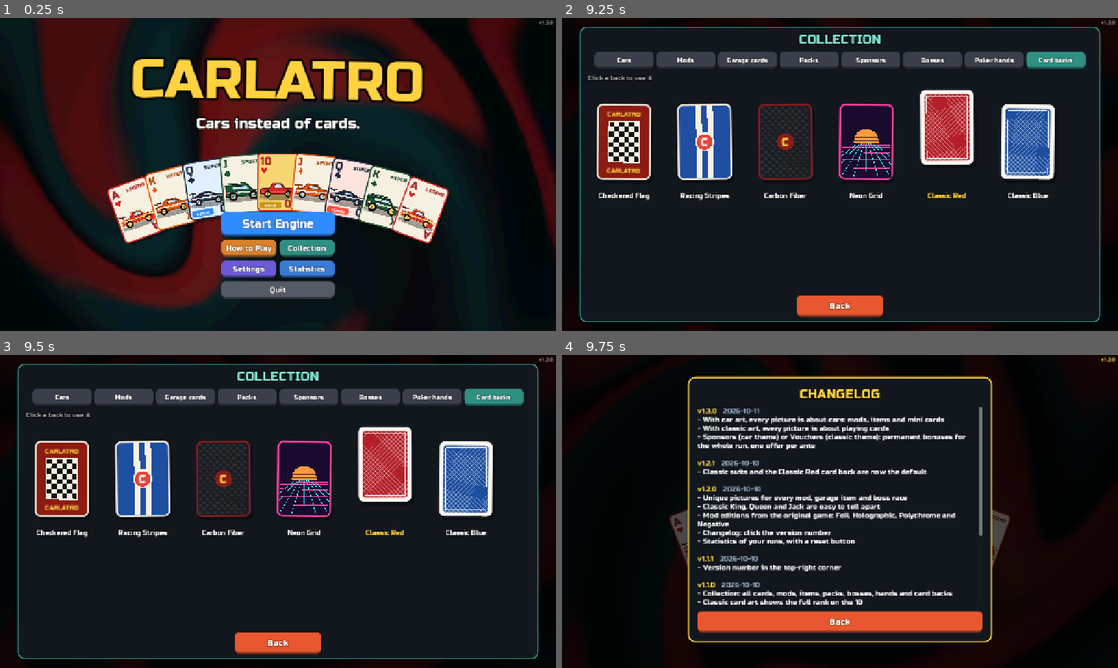
Above: before the commit, frames 1-4 (two rows, left to right).
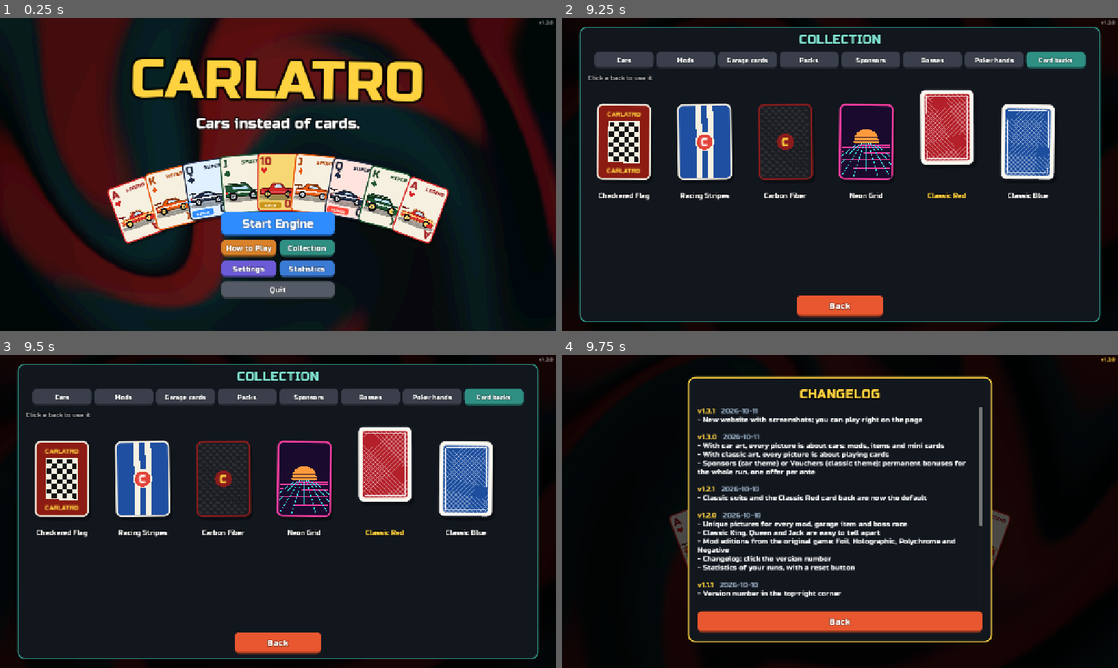
Above: after the commit, the same moments.

Repository: pycz2/carlatro
Game: Godot game, scene res://main.tscn
Two runs of this game, one before a commit and one after it. Both use one fixed random seed, a clock stepped at 60 frames per second and the inputs below.
Inputs:
- Up to frame 1 (0.25 s): no input
- Up to frame 2 (9.25 s): click "Collection" at 0.5 s; click "Cars" at 1.25 s; click "Mods" at 2 s; click "Garage cards" at 2.75 s; click "Packs" at 3.5 s; click "Sponsors" at 4.25 s; click "Bosses" at 5 s; click "Poker hands" at 5.75 s; click "Card backs" at 6.5 s; click "Start Engine" at 7.25 s; click "Start Engine" at 8 s; click "Statistics" at 8.75 s
- Up to frame 3 (9.5 s): no input
- Up to frame 4 (9.75 s): click "v1.3.0" at 9.5 s

Frames 1-3 are identical in both runs. In frame 4, 8.3% of the frame differs, in the area x 24-76%, y 17-80%.

Commit message:
Add website landing page and README screenshots
- site/: landing page at the GitHub Pages root - animated background,
  floating cards, features, theme comparison, screenshot gallery with a
  lightbox, how-to-play steps; "Play now" starts the game inside the page
  (iframe, loaded on demand) with fullscreen and new-tab buttons
- The web build moves to /play/; deploy_web.sh assembles the site and
  fills in the version number
- docs/screenshots/: screenshots for the README and the website
- tools/: scripts that regenerate the screenshots and the card images
  (excluded from the game export; site/ and docs/ are ignored by Godot)

Co-Authored-By: Claude Opus 5.5 <noreply@anthropic.com>

Diff:
--- a/i18n/de.json
+++ b/i18n/de.json
@@ -551,5 +551,6 @@
  "Owned": "Im Besitz",
  "With car art, every picture is about cars: mods, items and mini cards": "Mit Autobildern dreht sich jedes Bild um Autos: Mods, Items und Minikarten",
  "With classic art, every picture is about playing cards": "Mit klassischen Bildern dreht sich jedes Bild um Spielkarten",
- "Sponsors (car theme) or Vouchers (classic theme): permanent bonuses for the whole run, one offer per ante": "Sponsoren (Auto-Theme) oder Gutscheine (klassisches Theme): dauerhafte Boni für den ganzen Run, ein Angebot pro Ante"
+ "Sponsors (car theme) or Vouchers (classic theme): permanent bonuses for the whole run, one offer per ante": "Sponsoren (Auto-Theme) oder Gutscheine (klassisches Theme): dauerhafte Boni für den ganzen Run, ein Angebot pro Ante",
+ "New website with screenshots; you can play right on the page": "Neue Website mit Screenshots: direkt auf der Seite spielen"
 }
--- a/i18n/es.json
+++ b/i18n/es.json
@@ -551,5 +551,6 @@
  "Owned": "Adquirido",
  "With car art, every picture is about cars: mods, items and mini cards": "Con arte de coches, todas las imágenes son de coches: Mods, objetos y minicartas",
  "With classic art, every picture is about playing cards": "Con arte clásico, todas las imágenes son de cartas de juego",
- "Sponsors (car theme) or Vouchers (classic theme): permanent bonuses for the whole run, one offer per ante": "Patrocinadores (tema de coches) o Cupones (tema clásico): bonos permanentes durante toda la partida, una oferta por Ante"
+ "Sponsors (car theme) or Vouchers (classic theme): permanent bonuses for the whole run, one offer per ante": "Patrocinadores (tema de coches) o Cupones (tema clásico): bonos permanentes durante toda la partida, una oferta por Ante",
+ "New website with screenshots; you can play right on the page": "Nueva web con capturas: puedes jugar directamente en la página"
 }
--- a/i18n/fr.json
+++ b/i18n/fr.json
@@ -551,5 +551,6 @@
  "Owned": "Possédé",
  "With car art, every picture is about cars: mods, items and mini cards": "Avec l'art voitures, chaque image parle de voitures : mods, objets et mini-voitures",
  "With classic art, every picture is about playing cards": "Avec l'art classique, chaque image parle de cartes à jouer",
- "Sponsors (car theme) or Vouchers (classic theme): permanent bonuses for the whole run, one offer per ante": "Sponsors (thème voitures) ou Bons (thème classique) : bonus permanents pour toute la partie, une offre par ante"
+ "Sponsors (car theme) or Vouchers (classic theme): permanent bonuses for the whole run, one offer per ante": "Sponsors (thème voitures) ou Bons (thème classique) : bonus permanents pour toute la partie, une offre par ante",
+ "New website with screenshots; you can play right on the page": "Nouveau site avec captures : jouez directement sur la page"
 }
--- a/i18n/pt_BR.json
+++ b/i18n/pt_BR.json
@@ -551,5 +551,6 @@
  "Owned": "Adquirido",
  "With car art, every picture is about cars: mods, items and mini cards": "Com a arte de carros, toda imagem é sobre carros: mods, itens e minicartas",
  "With classic art, every picture is about playing cards": "Com a arte clássica, toda imagem é sobre cartas de baralho",
- "Sponsors (car theme) or Vouchers (classic theme): permanent bonuses for the whole run, one offer per ante": "Patrocínios (tema de carros) ou Vouchers (tema clássico): bônus permanentes até o fim da run, uma oferta por fase"
+ "Sponsors (car theme) or Vouchers (classic theme): permanent bonuses for the whole run, one offer per ante": "Patrocínios (tema de carros) ou Vouchers (tema clássico): bônus permanentes até o fim da run, uma oferta por fase",
+ "New website with screenshots; you can play right on the page": "Novo site com capturas de tela: jogue direto na página"
 }
--- a/i18n/ru.json
+++ b/i18n/ru.json
@@ -551,5 +551,6 @@
  "Owned": "Куплено",
  "With car art, every picture is about cars: mods, items and mini cards": "С темой машин все картинки про машины: моды, предметы и миниатюры",
  "With classic art, every picture is about playing cards": "С классической темой все картинки про игральные карты",
- "Sponsors (car theme) or Vouchers (classic theme): permanent bonuses for the whole run, one offer per ante": "Спонсоры (тема машин) или Ваучеры (классическая тема): постоянные бонусы на весь забег, одно предложение за анте"
+ "Sponsors (car theme) or Vouchers (classic theme): permanent bonuses for the whole run, one offer per ante": "Спонсоры (тема машин) или Ваучеры (классическая тема): постоянные бонусы на весь забег, одно предложение за анте",
+ "New website with screenshots; you can play right on the page": "Новый сайт со скриншотами: играть можно прямо на странице"
 }
--- a/i18n/source.json
+++ b/i18n/source.json
@@ -512,6 +512,7 @@
  "Upgrades and Cash Grab work at once. Trick cards need cards: select them in your hand, then click the item and press Use.",
  "Keys: Enter = Play hand, Backspace = Discard, Esc = Menu, M = Music, F11 = Fullscreen. Hover any card for details.",
  "HOW TO PLAY",
+ "New website with screenshots; you can play right on the page",
  "With car art, every picture is about cars: mods, items and mini cards",
  "With classic art, every picture is about playing cards",
  "Sponsors (car theme) or Vouchers (classic theme): permanent bonuses for the whole run, one offer per ante",
--- a/i18n/strings.csv
+++ b/i18n/strings.csv
@@ -1024,6 +1024,7 @@
 "Upgrades and Cash Grab work at once. Trick cards need cards: select them in your hand, then click the item and press U …(704 unchanged characters)…
 "Keys: Enter = Play hand, Backspace = Discard, Esc = Menu, M = Music, F11 = Fullscreen. Hover any card for details.","К …(720 unchanged characters)…
 HOW TO PLAY,КАК ИГРАТЬ,CÓMO JUGAR,ANLEITUNG,COMMENT JOUER,COMO JOGAR
+New website with screenshots; you can play right on the page,Новый сайт со скриншотами: играть можно прямо на странице,Nueva web con capturas: puedes jugar directamente en la página,Neue Website mit Screenshots: direkt auf der Seite spielen,Nouveau site avec captures : jouez directement sur la page,Novo site com capturas de tela: jogue direto na página
 "With car art, every picture is about cars: mods, items and mini cards","С темой машин все картинки про машины: моды, п …(343 unchanged characters)…
 "With classic art, every picture is about playing cards",С классической темой все картинки про игральные карты,"Con art …(236 unchanged characters)…
 "Sponsors (car theme) or Vouchers (classic theme): permanent bonuses for the whole run, one offer per ante","Спонсоры ( …(575 unchanged characters)…
--- a/scripts/changelog.gd
+++ b/scripts/changelog.gd
@@ -3,6 +3,9 @@
 ## Add an entry for every release: deploy_web.sh refuses to release a version without one.
 
 const ENTRIES := [
+	{"version": "1.3.1", "date": "2026-10-11", "items": [
+		"New website with screenshots; you can play right on the page",
+	]},
 	{"version": "1.3.0", "date": "2026-10-11", "items": [
 		"With car art, every picture is about cars: mods, items and mini cards",
 		"With classic art, every picture is about playing cards",
--- /dev/null
+++ b/tools/readme_shots.gd
@@ -0,0 +1,81 @@
+extends SceneTree
+# Clean screenshots for the README and the website, saved to docs/screenshots at 1280x720.
+# Run: godot --path . --resolution 1280x720 -s res://tools/readme_shots.gd
+const OUT = "res://docs/screenshots/"
+var g
+var D = preload("res://scripts/data.gd")
+
+func shot(n):
+	await process_frame
+	await process_frame
+	var im: Image = root.get_texture().get_image()
+	im.resize(1280, 720, Image.INTERPOLATE_LANCZOS)
+	im.save_png(ProjectSettings.globalize_path(OUT + n + ".png"))
+	print("saved ", n)
+
+func t(s): await create_timer(s).timeout
+
+func add_mod(id, edition := ""):
+	var m = D.mod_def(id).duplicate(true)
+	if edition != "": m.edition = edition
+	g.mods.append(m); g.mod_views.append(g._make_card(1, m))
+
+func add_cons(c):
+	g.consumables.append(c); g.cons_views.append(g._make_card(2, c))
+
+func _initialize():
+	DirAccess.remove_absolute("user://settings.cfg"); DirAccess.remove_absolute("user://run.save")
+	TranslationServer.set_locale("en")
+	seed(7)
+	g = load("res://main.tscn").instantiate(); root.add_child(g)
+	g.rng.seed = 7
+	D.classic_art = false; D.classic_suits = false; D.back_style = 0
+	get_root_redraw()
+	await t(1.4); await shot("title")
+
+	# race, car theme, mid-scoring
+	g._start_run(); g._start_race(); await t(1.8)
+	add_mod("nitro", "poly"); add_mod("twin_turbo"); add_mod("drift_king", "foil"); add_mod("v8"); add_mod("final_lap")
+	add_cons({"id": "tune", "hand": 1, "cost": 3}); add_cons(D.WORKSHOP[0].duplicate(true))
+	g._layout_slots(); g._update_sidebar()
+	# make a pair of kings so the scoring shows mod effects
+	g.hand[0].data.rank = 13; g.hand[1].data.rank = 13
+	g.hand[0].data.suit = 0; g.hand[1].data.suit = 2
+	for c in g.hand: c.queue_redraw()
+	g._sort_hand(); g._layout_hand(); await t(0.4)
+	for c in g.hand:
+		if c.data.rank == 13: c.selected = true
+	g._update_preview(); g._update_buttons(); await t(0.6)
+	g.play_hand(); await t(2.6); await shot("race_cars")
+	await t(6.0)
+
+	# shop with a sponsor offer and packs
+	g.hand.map(func(c): c.queue_free()); g.hand.clear()
+	g.money = 34; g.voucher_offer = "antimatter"; g.state = "shop"; g._open_shop(); await t(1.2); await shot("pit_stop")
+	g._clear(g.overlay); g.shop_views.clear()
+
+	# collection
+	g._show_collection(1); await t(0.6); await shot("collection_mods")
+	g._clear(g.modal_layer)
+
+	# classic theme race with a tooltip
+	D.classic_art = true; D.classic_suits = true; D.back_style = 4
+	g.busy = false; g.state = "blind"; g.blind_idx = 0; g._start_race(); await t(0.1)
+	get_root_redraw(); g._update_sidebar(); await t(1.8)
+	var court = null
+	for c in g.hand:
+		if c.data.rank >= 11 and c.data.rank <= 13: court = c
+	if court == null: court = g.hand[0]
+	court.data.enh = "nitro"; court.queue_redraw()
+	g._on_card_hover(court, true); await t(0.4); await shot("race_classic")
+	g._on_card_hover(court, false)
+
+	g._show_collection(4); await t(0.6); await shot("collection_vouchers")
+	g._clear(g.modal_layer)
+	g._show_settings(); await t(0.6); await shot("settings")
+	quit()
+
+func get_root_redraw():
+	call_group("cards", "queue_redraw")
+	if g and g.sort_suit_btn:
+		g._refresh_texts()
--- /dev/null
+++ b/tools/site_cards.gd
@@ -0,0 +1,58 @@
+extends SceneTree
+# Renders single cards with a transparent background for the website (site/cards/*.png).
+# Run: godot --path . -s res://tools/site_cards.gd
+
+const D = preload("res://scripts/data.gd")
+const CV = preload("res://scripts/card_view.gd")
+const OUT = "res://site/cards/"
+
+const CARDS := [
+	["car_ace", false, false, CV.CAR, {"rank": 14, "suit": 0, "enh": ""}],
+	["car_king", false, false, CV.CAR, {"rank": 13, "suit": 2, "enh": "nitro"}],
+	["car_jdm", false, false, CV.CAR, {"rank": 11, "suit": 1, "enh": "gold"}],
+	["classic_king", true, true, CV.CAR, {"rank": 13, "suit": 0, "enh": ""}],
+	["classic_queen", true, true, CV.CAR, {"rank": 12, "suit": 1, "enh": ""}],
+	["classic_ace", true, true, CV.CAR, {"rank": 14, "suit": 2, "enh": ""}],
+	["mod_nitro", false, false, CV.MOD, {"id": "nitro", "edition": "poly"}],
+	["mod_drift", false, false, CV.MOD, {"id": "drift_king"}],
+	["joker", true, true, CV.MOD, {"id": "nitro", "edition": "foil"}],
+	["voucher", false, false, CV.VOUCHER, {"id": "antimatter"}],
+	["pack", false, false, CV.PACK, {}],
+	["back", true, true, CV.BACK, {}],
+]
+
+
+func _initialize():
+	for spec in CARDS:
+		D.classic_art = spec[1]
+		D.classic_suits = spec[2]
+		D.back_style = 4
+		var vp := SubViewport.new()
+		vp.size = Vector2i(220, 300)
+		vp.transparent_bg = true
+		vp.render_target_update_mode = SubViewport.UPDATE_ALWAYS
+		root.add_child(vp)
+		var data: Dictionary = spec[4]
+		if spec[3] == CV.MOD:
+			var m := D.mod_def(data.id).duplicate(true)
+			m.merge(data, true)
+			data = m
+		elif spec[3] == CV.VOUCHER:
+			data = D.VOUCHERS.filter(func(v): return v.id == spec[4].id)[0]
+		elif spec[3] == CV.PACK:
+			data = D.PACKS[0]
+		var cv := CV.new()
+		cv.kind = spec[3]
+		cv.data = data
+		cv.interactive = false
+		cv.base_scale = 2.0
+		cv.target_pos = Vector2(110, 150) - CV.SIZE / 2
+		cv.position = cv.target_pos
+		cv.scale = Vector2(2, 2)
+		vp.add_child(cv)
+		for i in 4:
+			await process_frame
+		vp.get_texture().get_image().save_png(ProjectSettings.globalize_path(OUT + spec[0] + ".png"))
+		vp.queue_free()
+	print("cards rendered")
+	quit()
Not shown, added: docs/.gdignore
Binary file added: docs/screenshots/collection_mods.png
Binary file added: docs/screenshots/collection_vouchers.png
Binary file added: docs/screenshots/pit_stop.png
Binary file added: docs/screenshots/race_cars.png
Binary file added: docs/screenshots/race_classic.png
Binary file added: docs/screenshots/settings.png
Binary file added: docs/screenshots/title.png
Not shown, changed: export_presets.cfg
Binary file changed: i18n/strings.de.translation
Binary file changed: i18n/strings.es.translation
Binary file changed: i18n/strings.fr.translation
(and 20 more such lines)
